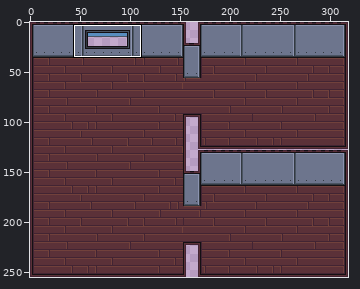
Sprite sheet, stored at GMTK-2022/Assets/Sprites/Kitchen Background.png. The first picture is a wide view before the edit; the outline marks the close-up.
Close-up. Before the commit:
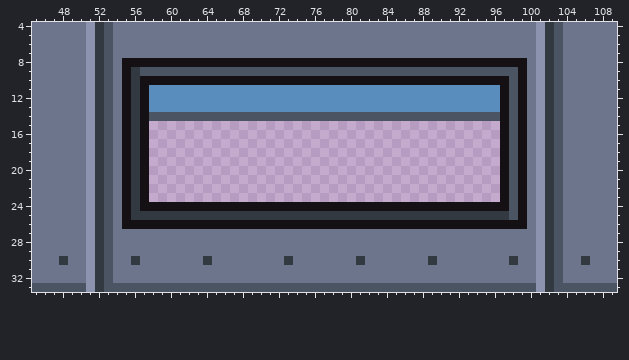
The file is 318x255 pixels. Colours within 5 levels of each other are drawn and written as one. Shown: x 45..109, y 4..33.
Now the later version:
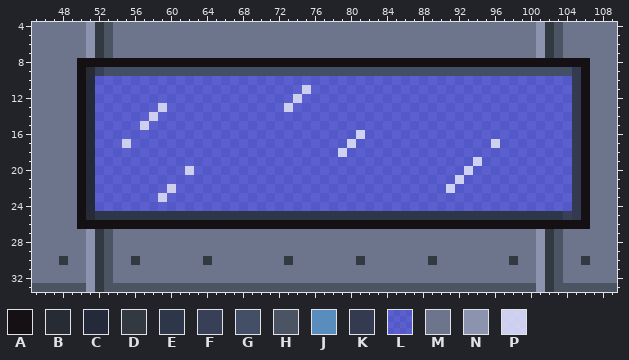
Palette (. is transparent): A #141013  B #272b34  C #252a3b  D #333941  E #2e3649  F #374057  G #434e67  H #4a5462  J #588dbe  K #343a50  L #0322d08b  M #6d758d  N #8b93af  P #d1d7f6de
Diff:
{"y":8,"x":50,"old":"MNDHM","new":"AAAAA"}
{"y":8,"x":100,"old":"MNDHMMM","new":"AAAAAAA"}
{"y":9,"x":50,"old":"MNDHMADHHHHHHHHHHHHHHHHHHHHHHHHHHHHHHHHHHHHHHHHHHAMNDHMMM","new":"ABFGGGGGGGGGGGGGGGGGGGGGGGGGGGGGGGGGGGGGGGGGGGGGGGGGGGGKA"}
{"y":10,"x":50,"old":"MNDHMADAAAAAAAAAAAAAAAAAAAAAAAAAAAAAAAAAAAAAAAAAHAMNDHMMM","new":"ACLLLLLLLLLLLLLLLLLLLLLLLLLLLLLLLLLLLLLLLLLLLLLLLLLLLLLKA"}
{"y":11,"x":50,"old":"MNDHMADAJJJJJJJJJJJJJJJJJJJJJJJJJJJJJJJJJJJJJJJAHAMNDHMMM","new":"ACLLLLLLLLLLLLLLLLLLLLLLLPLLLLLLLLLLLLLLLLLLLLLLLLLLLLLKA"}
{"y":12,"x":50,"old":"MNDHMADAJJJJJJJJJJJJJJJJJJJJJJJJJJJJJJJJJJJJJJJAHAMNDHMMM","new":"ACLLLLLLLLLLLLLLLLLLLLLLPLLLLLLLLLLLLLLLLLLLLLLLLLLLLLLKA"}
{"y":13,"x":50,"old":"MNDHMADAJJJJJJJJJJJJJJJJJJJJJJJJJJJJJJJJJJJJJJJAHAMNDHMMM","new":"ACLLLLLLLPLLLLLLLLLLLLLPLLLLLLLLLLLLLLLLLLLLLLLLLLLLLLLKA"}
{"y":14,"x":50,"old":"MNDHMADAHHHHHHHHHHHHHHHHHHHHHHHHHHHHHHHHHHHHHHHAHAMNDHMMM","new":"ACLLLLLLPLLLLLLLLLLLLLLLLLLLLLLLLLLLLLLLLLLLLLLLLLLLLLLKA"}
{"y":15,"x":50,"old":"MNDHMADA.......................................AHAMNDHMMM","new":"ACLLLLLPLLLLLLLLLLLLLLLLLLLLLLLLLLLLLLLLLLLLLLLLLLLLLLLKA"}
{"y":16,"x":50,"old":"MNDHMADA.......................................AHAMNDHMMM","new":"ACLLLLLLLLLLLLLLLLLLLLLLLLLLLLLPLLLLLLLLLLLLLLLLLLLLLLLKA"}
{"y":17,"x":50,"old":"MNDHMADA.......................................AHAMNDHMMM","new":"ACLLLPLLLLLLLLLLLLLLLLLLLLLLLLPLLLLLLLLLLLLLLLPLLLLLLLLKA"}
{"y":18,"x":50,"old":"MNDHMADA.......................................AHAMNDHMMM","new":"ACLLLLLLLLLLLLLLLLLLLLLLLLLLLPLLLLLLLLLLLLLLLLLLLLLLLLLKA"}
{"y":19,"x":50,"old":"MNDHMADA.......................................AHAMNDHMMM","new":"ACLLLLLLLLLLLLLLLLLLLLLLLLLLLLLLLLLLLLLLLLLLPLLLLLLLLLLKA"}
{"y":20,"x":50,"old":"MNDHMADA.......................................AHAMNDHMMM","new":"ACLLLLLLLLLLPLLLLLLLLLLLLLLLLLLLLLLLLLLLLLLPLLLLLLLLLLLKA"}
{"y":21,"x":50,"old":"MNDHMADA.......................................AHAMNDHMMM","new":"ACLLLLLLLLLLLLLLLLLLLLLLLLLLLLLLLLLLLLLLLLPLLLLLLLLLLLLKA"}
{"y":22,"x":50,"old":"MNDHMADA.......................................AHAMNDHMMM","new":"ACLLLLLLLLPLLLLLLLLLLLLLLLLLLLLLLLLLLLLLLPLLLLLLLLLLLLLKA"}
{"y":23,"x":50,"old":"MNDHMADA.......................................AHAMNDHMMM","new":"ACLLLLLLLPLLLLLLLLLLLLLLLLLLLLLLLLLLLLLLLLLLLLLLLLLLLLLKA"}
{"y":24,"x":50,"old":"MNDHMADAAAAAAAAAAAAAAAAAAAAAAAAAAAAAAAAAAAAAAAAAHAMNDHMMM","new":"ACLLLLLLLLLLLLLLLLLLLLLLLLLLLLLLLLLLLLLLLLLLLLLLLLLLLLLKA"}
{"y":25,"x":50,"old":"MNDHMADDDDDDDDDDDDDDDDDDDDDDDDDDDDDDDDDDDDDDDDDDHAMNDHMMM","new":"ABEEEEEEEEEEEEEEEEEEEEEEEEEEEEEEEEEEEEEEEEEEEEEEEEEEEEFKA"}
{"y":26,"x":50,"old":"MNDHM","new":"AAAAA"}
{"y":26,"x":100,"old":"MNDHMMM","new":"AAAAAAA"}
{"label":"changed","picture_box":[77,58,590,229]}
